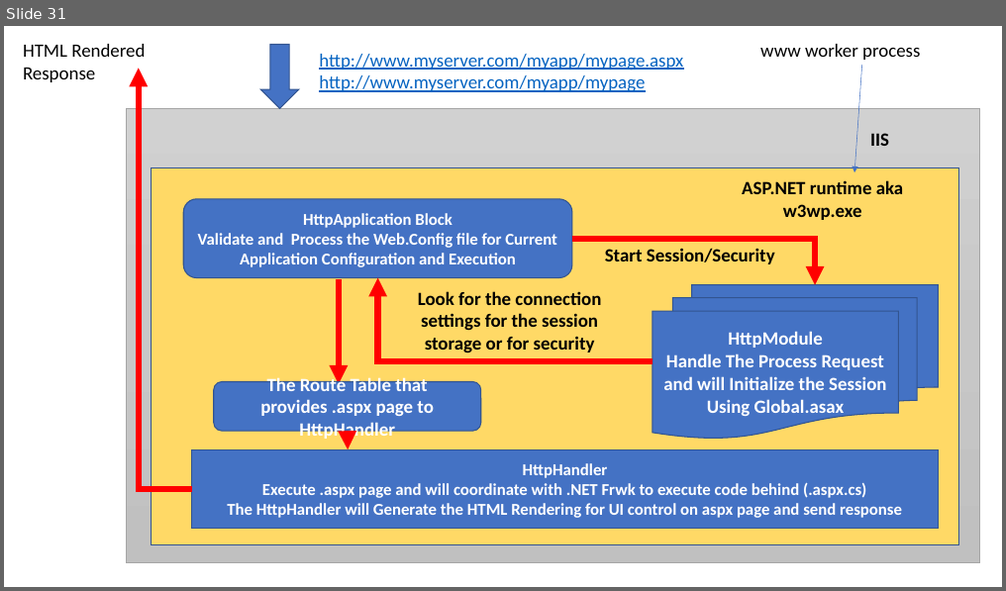
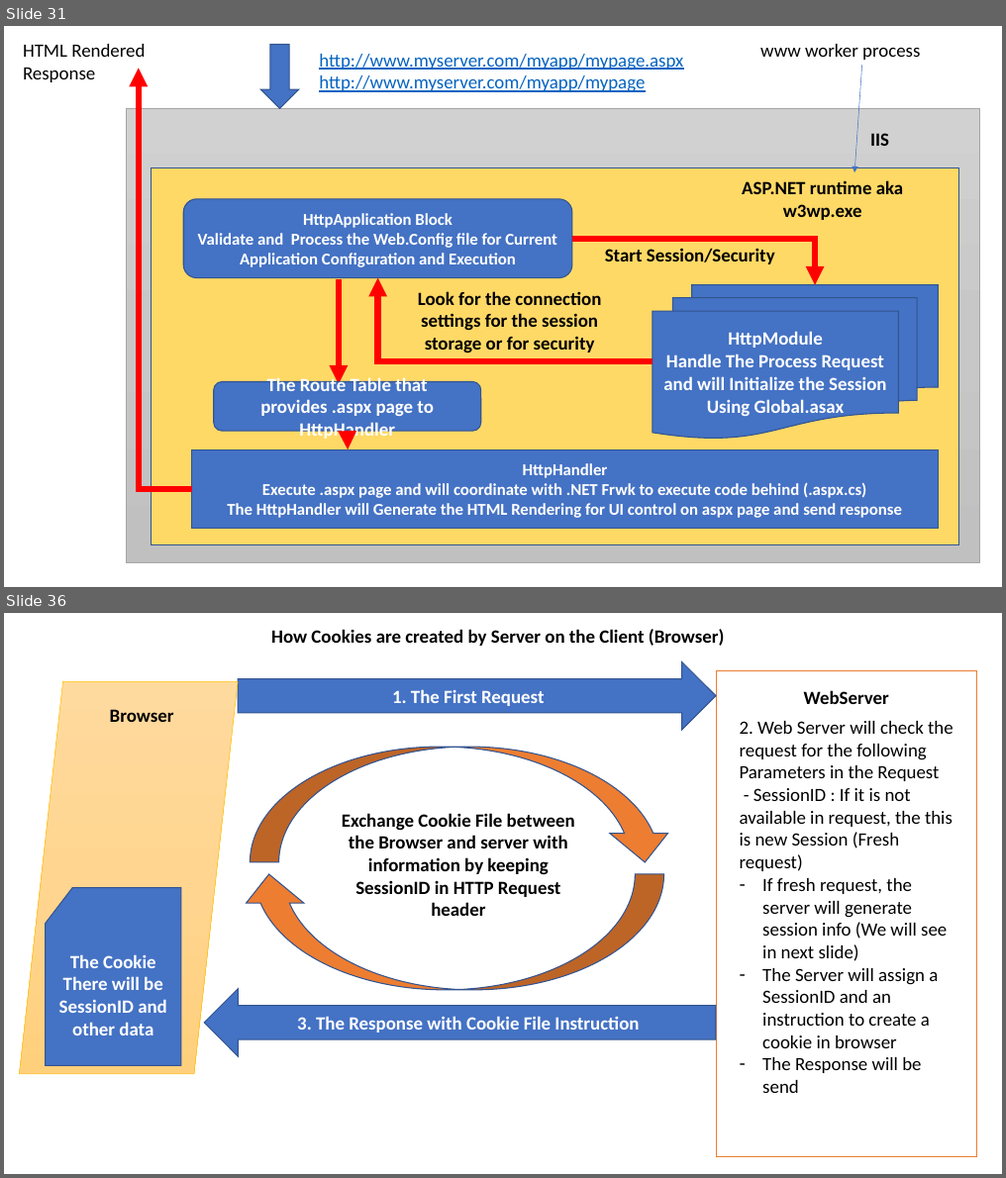
Before and after one commit to maheshsabnis/NetFrwk_Projects, a slide deck: Training-Images.pptx. Shown one above the other, each under a label of ours: slide 31 before the commit, slides 31 and 36 after it; the slides between them are not shown. The pictures are 1006x591 and 1006x1178 pixels, drawn with LibreOffice and Linux fonts; fonts in the diff are those of the drawing. Boxes give left, top, right and bottom in pixels: in the first picture for what was removed or moved away, otherwise in the second. Text is boxed around its words. In the diff, an @@ line names an element or a change of style, - is before the commit and + after.

```diff
--- a/Training-Images.pptx
+++ b/Training-Images.pptx
@@ slide 36 added at [4,613,1002,1174], background #FFFFFF @@
@@ text added at [271,629,725,646], 18 pt, text #000000, bold @@
+How Cookies are created by Server on the Client (Browser)
@@ right arrow added at [238,662,716,730], fill #4472C4, outline #325491 1 pt, 18 pt, text #FFFFFF, bold @@
+1. The First Request
@@ rectangle added at [717,671,977,1157], fill #FFFFFF, outline #ED7D31 1 pt @@
@@ flow chart input output added at [19,682,238,1074], fill gradient #FFDB9E to #FFD590 to #FFD07C, outline #FFC000 0.5 pt @@
@@ text added at [804,690,889,704], 18 pt, text #000000, bold @@
+WebServer
@@ text added at [110,709,174,722], 18 pt, text #000000, bold @@
+Browser
@@ text added at [740,721,953,1093], 18 pt, text #000000 @@
+2. Web Server will check the request for the following Parameters in the Request
+- SessionID : If it is not available in request, the this is new Session (Fresh request)
+– If fresh request, the server will generate session info (We will see in next slide)
+– The Server will assign a SessionID and an instruction to create a cookie in browser
+– The Response will be send
@@ curved down arrow added at [251,747,674,863], fill #ED7D31, outline #325491 1 pt @@
@@ text added at [342,813,575,916], 18 pt, text #000000, bold @@
+Exchange Cookie File between the Browser and server with information by keeping SessionID in HTTP Request header
@@ curved down arrow added at [240,874,663,990], fill #ED7D31, outline #325491 1 pt @@
@@ flow chart punched card added at [46,888,181,1065], fill #4472C4, outline #325491 1 pt, 18 pt, text #FFFFFF, bold @@
+The Cookie
+There will be SessionID and other data
@@ left arrow added at [204,989,716,1057], fill #4472C4, outline #325491 1 pt, 18 pt, text #FFFFFF, bold @@
+3. The Response with Cookie File Instruction
```
Also in this commit, not shown: 4 other slides added, 18 other files.
